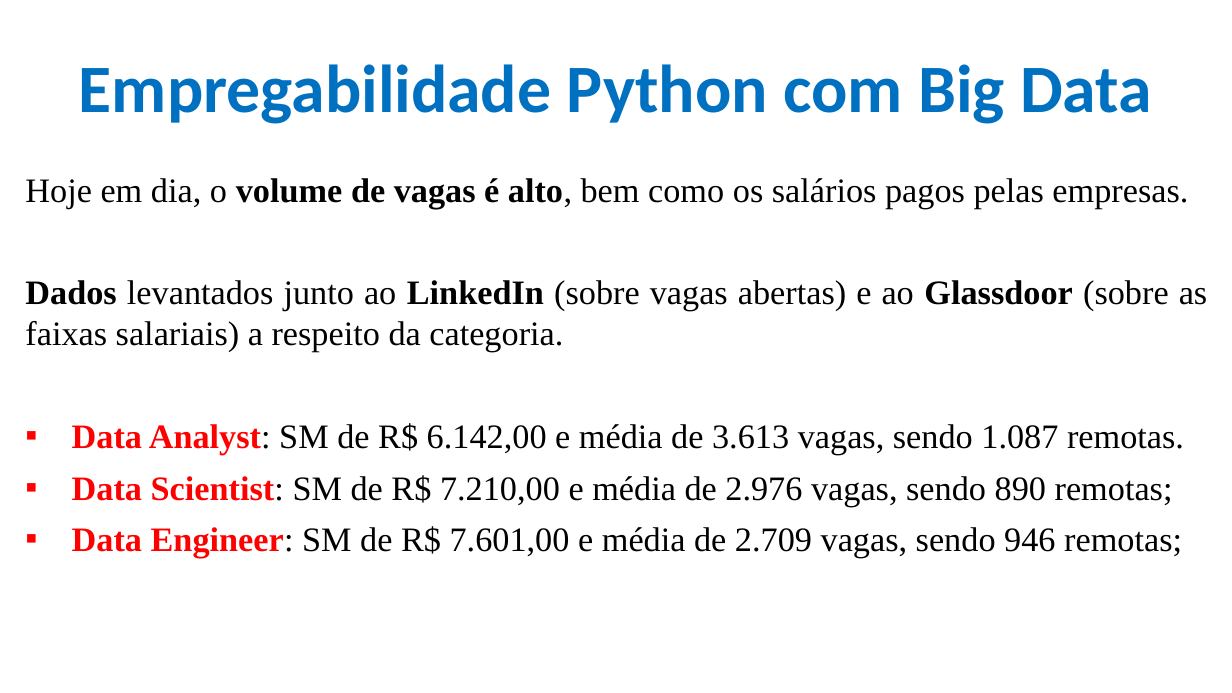
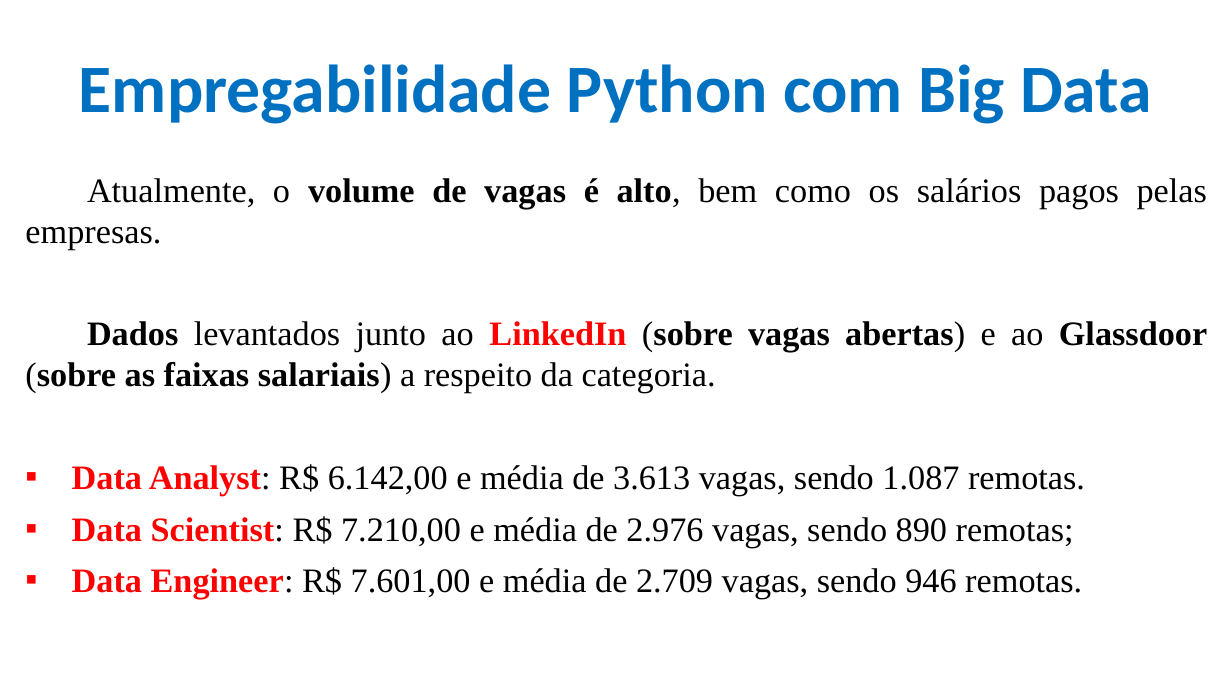
Before and after one commit to CloudEducationBrazil/WydenArea1AplicacaoCloudIndustria40Python, a slide deck: slide 14 of 01 Classes/Aula 10 - Aplicação Cloud Indústria 40 Python Integração Cloud Big Data Parte 1.pptx. Drawn at 1232x693 pixels with LibreOffice and Linux fonts; fonts in the diff are those of the drawing; background and template pictures are left out. Boxes give left, top, right and bottom in pixels: in the first picture for what was removed or moved away, otherwise in the second. Text is boxed around its words. In the diff, an @@ line names an element or a change of style, - is before the commit and + after.

Commit message:
Big Data IoT Python UniRuy Wyden ...

```diff
--- a/01 Classes/Aula 10 - Aplicação Cloud Indústria 40 Python Integração Cloud Big Data Parte 1.pptx
+++ b/01 Classes/Aula 10 - Aplicação Cloud Indústria 40 Python Integração Cloud Big Data Parte 1.pptx
@@ text at (25, 178, 1207, 250): text changed @@
-Hoje em dia, o volume de vagas é alto, bem como os salários pagos pelas empresas.
+Atualmente, o volume de vagas é alto, bem como os salários pagos pelas empresas.
@@ text at (25, 321, 1207, 393): text colour #000000 to #FF0000 in "LinkedIn"; bold on in "(sobre vagas abertas) (sobre as faixas salariais)" @@
@@ text at (72, 464, 1085, 599): text changed @@
-▪ Data Analyst: SM de R$ 6.142,00 e média de 3.613 vagas, sendo 1.087 remotas.
-▪ Data Scientist: SM de R$ 7.210,00 e média de 2.976 vagas, sendo 890 remotas;
-▪ Data Engineer: SM de R$ 7.601,00 e média de 2.709 vagas, sendo 946 remotas;
+▪ Data Analyst: R$ 6.142,00 e média de 3.613 vagas, sendo 1.087 remotas.
+▪ Data Scientist: R$ 7.210,00 e média de 2.976 vagas, sendo 890 remotas;
+▪ Data Engineer: R$ 7.601,00 e média de 2.709 vagas, sendo 946 remotas.
```
Also in this commit, not shown: 12 other slides changed, 2 other files.
